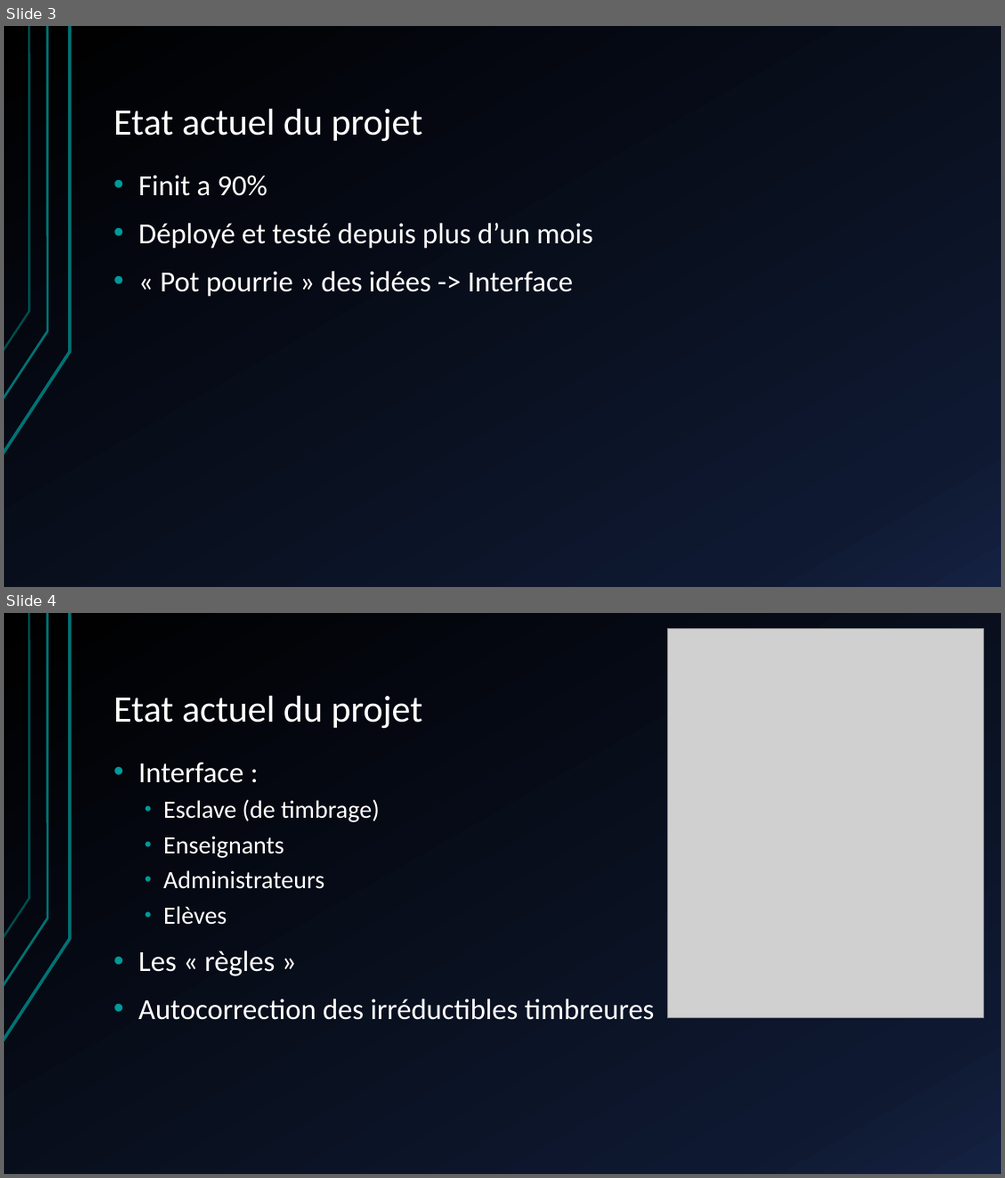
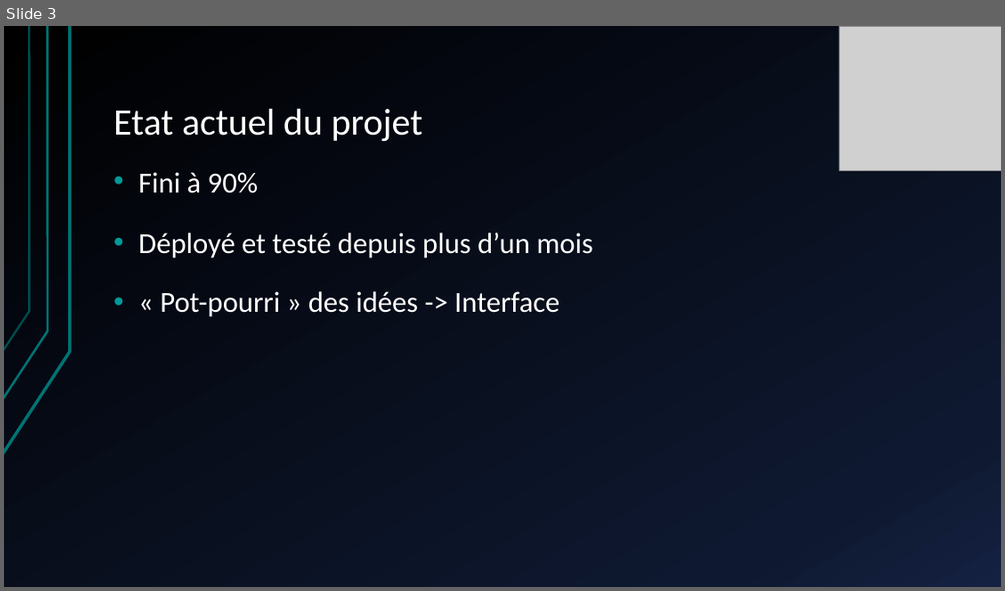
Before and after one commit to Pluume/Timbreuse2.0, a slide deck: Documents/Timbreuse presv1.pptx. Shown one above the other, each under a label of ours: slides 3 and 4 before the commit, slide 3 after it. The pictures are 1005x1178 and 1005x591 pixels, drawn with LibreOffice and Linux fonts; fonts in the diff are those of the drawing; grey boxes stand for pictures. Boxes give left, top, right and bottom in pixels: in the first picture for what was removed or moved away, otherwise in the second. Text is boxed around its words. In the diff, an @@ line names an element or a change of style, - is before the commit and + after.

```diff
--- a/Documents/Timbreuse presv1.pptx
+++ b/Documents/Timbreuse presv1.pptx
@@ slide 4 removed at (4,613,1001,1174), background gradient #000000 to #0F1931 to #142242; not listed: 3 template elements that a slide beside it also shows @@
@@ picture removed at (667,629,983,1018) @@
@@ title removed at (113,696,423,729) @@
-Etat actuel du projet
@@ text removed at (138,762,655,1020) @@
-• Interface :
-  • Esclave (de timbrage)
-  • Enseignants
-  • Administrateurs
-  • Elèves
-• Les « règles »
-• Autocorrection des irréductibles timbreures
@@ slide 3 changed as well @@
@@ picture added at (839,27,1001,171) @@
@@ text at (138,172,258,193): text changed @@
-• Finit a 90%
-• Déployé et testé depuis plus d’un mois
-• « Pot pourrie » des idées -> Interface
+• Fini à 90%
@@ text added at (138,232,593,258), 28 pt, text #FFFFFF @@
+• Déployé et testé depuis plus d’un mois
@@ text added at (160,291,559,317), 28 pt, text #FFFFFF @@
+• « Pot-pourri » des idées -> Interface
```
Also in this commit, not shown: 2 other slides changed, 10 slides added, 5 other files.
